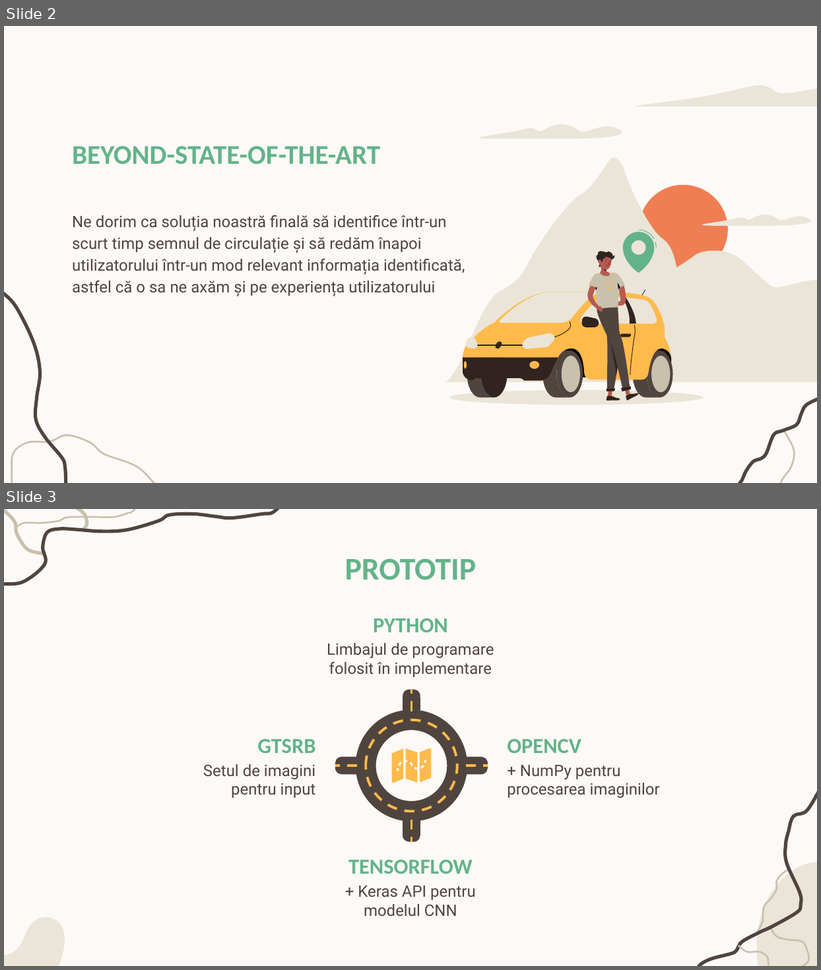
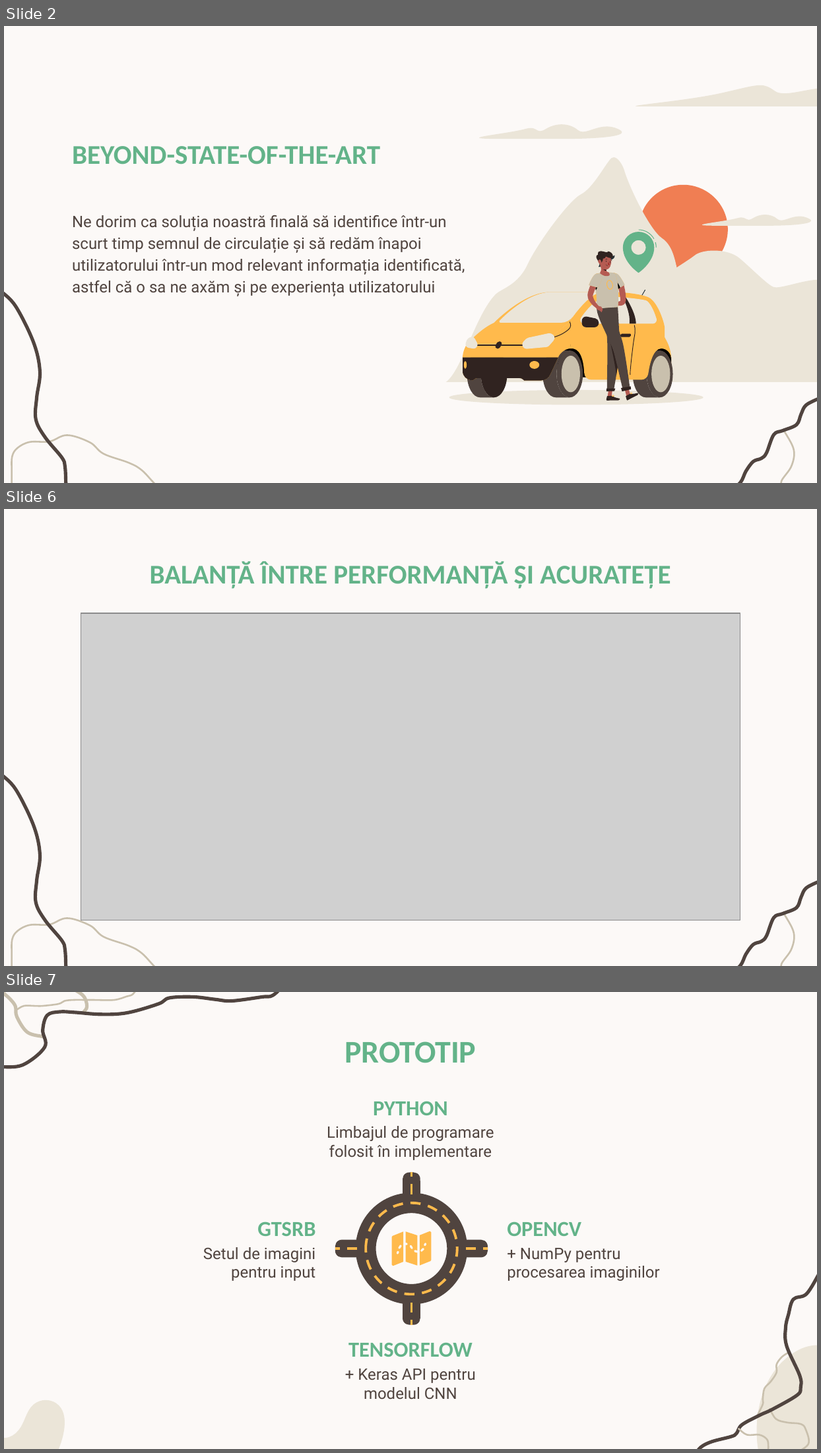
Before and after one commit to Narcissimillus/TSR, a slide deck: Prezentari/Traffic-Sign Recognition (TSR)_sprint_2.pptx. Shown one above the other, each under a label of ours: slides 2 and 3 before the commit, slides 2, 6 and 7 after it; the slides between them are not shown. The pictures are 821x970 and 821x1453 pixels, drawn with LibreOffice and Linux fonts; fonts in the diff are those of the drawing; grey boxes stand for pictures. Boxes give left, top, right and bottom in pixels: in the first picture for what was removed or moved away, otherwise in the second. Text is boxed around its words. In the diff, an @@ line names an element or a change of style, - is before the commit and + after.

```diff
--- a/Prezentari/Traffic-Sign Recognition (TSR)_sprint_2.pptx
+++ b/Prezentari/Traffic-Sign Recognition (TSR)_sprint_2.pptx
@@ slide 6 added at (4, 509, 817, 966), background #FCF9F7; not listed: 4 template elements that a slide beside it also shows @@
@@ title added at (150, 561, 671, 589), 24 pt, text #63B389, bold @@
+BALANȚĂ ÎNTRE PERFORMANȚĂ ȘI ACURATEȚE
@@ picture added at (81, 613, 740, 920) @@
@@ what was slide 3 is now slide 7 @@
```
Also in this commit, not shown: 3 other slides added, 9 other files.
